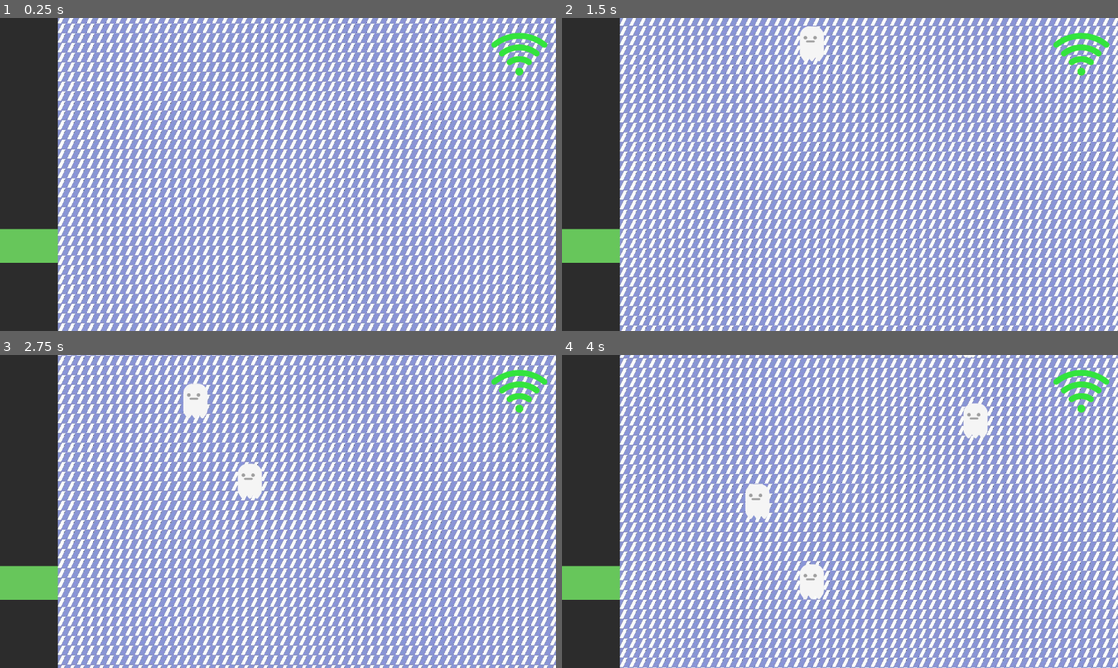
Above: before the commit, frames 1-4 (two rows, left to right).
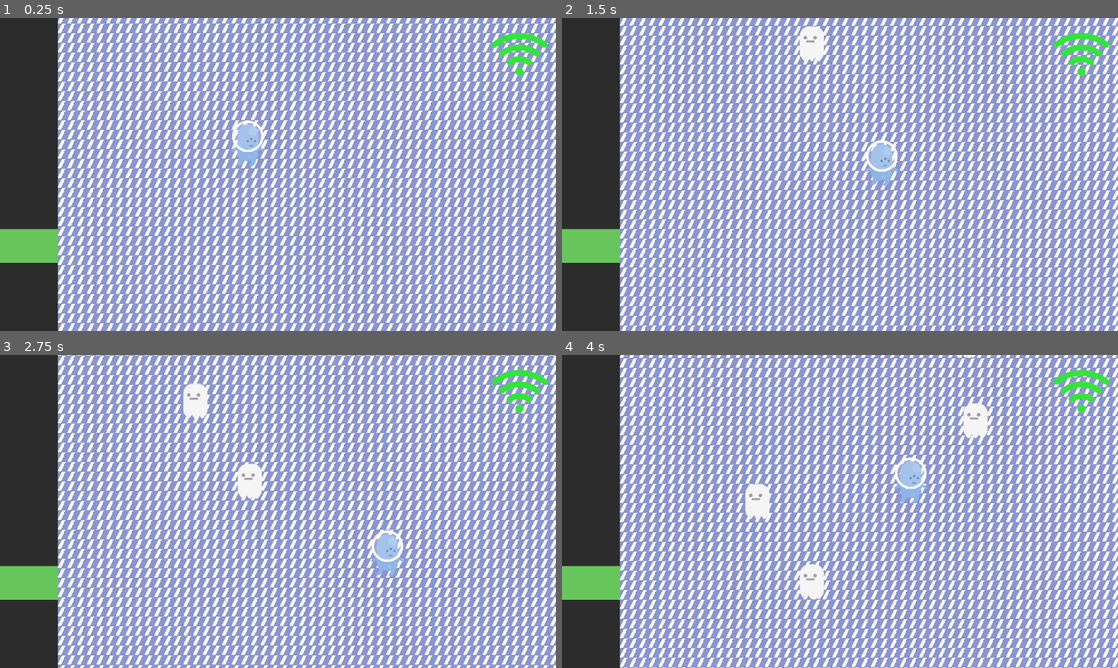
Above: after the commit, the same moments.

Repository: ManuelOteroFernandez/LudumDate55
Game: Godot game, scene res://main.tscn
The game is run twice, just before and just after one commit, with the same random seed, the same clock (stepped at 60 frames per second) and the same inputs. The engine's default icon, where the game draws it, is replaced by a stand-in: a white triangle on a blue panel in a dark square.
Inputs:
- Up to frame 1 (0.25 s): no input
- Up to frame 2 (1.5 s): hold Right (ui_right) 0.53-1.28 s; hold Down (ui_down) from 1.28 s (still down)
- Up to frame 3 (2.75 s): release Down (ui_down) at 2.03 s; hold Right (ui_right) from 2.03 s (still down)
- Up to frame 4 (4 s): release Right (ui_right) at 2.78 s; hold Up (ui_up) 2.78-3.53 s; hold Left (ui_left) from 3.53 s (still down)

The runs differ from the first frame. In frame 1, 0.5% of the frame differs, in the area x 41-48%, y 32-48%; in frame 2, 0.5%, in the area x 54-61%, y 38-54%; in frame 3, 0.5%; in frame 4, 0.5%.

Commit message:
[FIX] Win condition

Diff:
--- a/global.gd
+++ b/global.gd
@@ -12,5 +12,5 @@
 var _runesCollected = 0
 func collect_rune():
 	_runesCollected += 1
-	if _runesCollected <= _runesToWin:
+	if _runesCollected >= _runesToWin:
 		get_tree().change_scene_to_file("win_screen.tscn")
Not shown: 1 places in Character/Character.tscn that only renumber resources
Not shown: 1 places in main.tscn that only renumber resources
